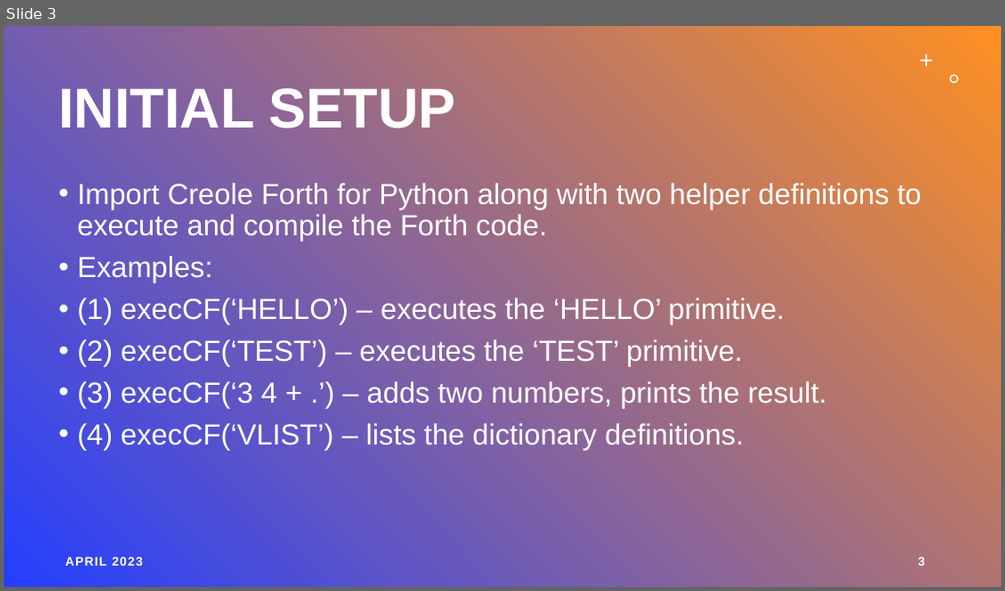
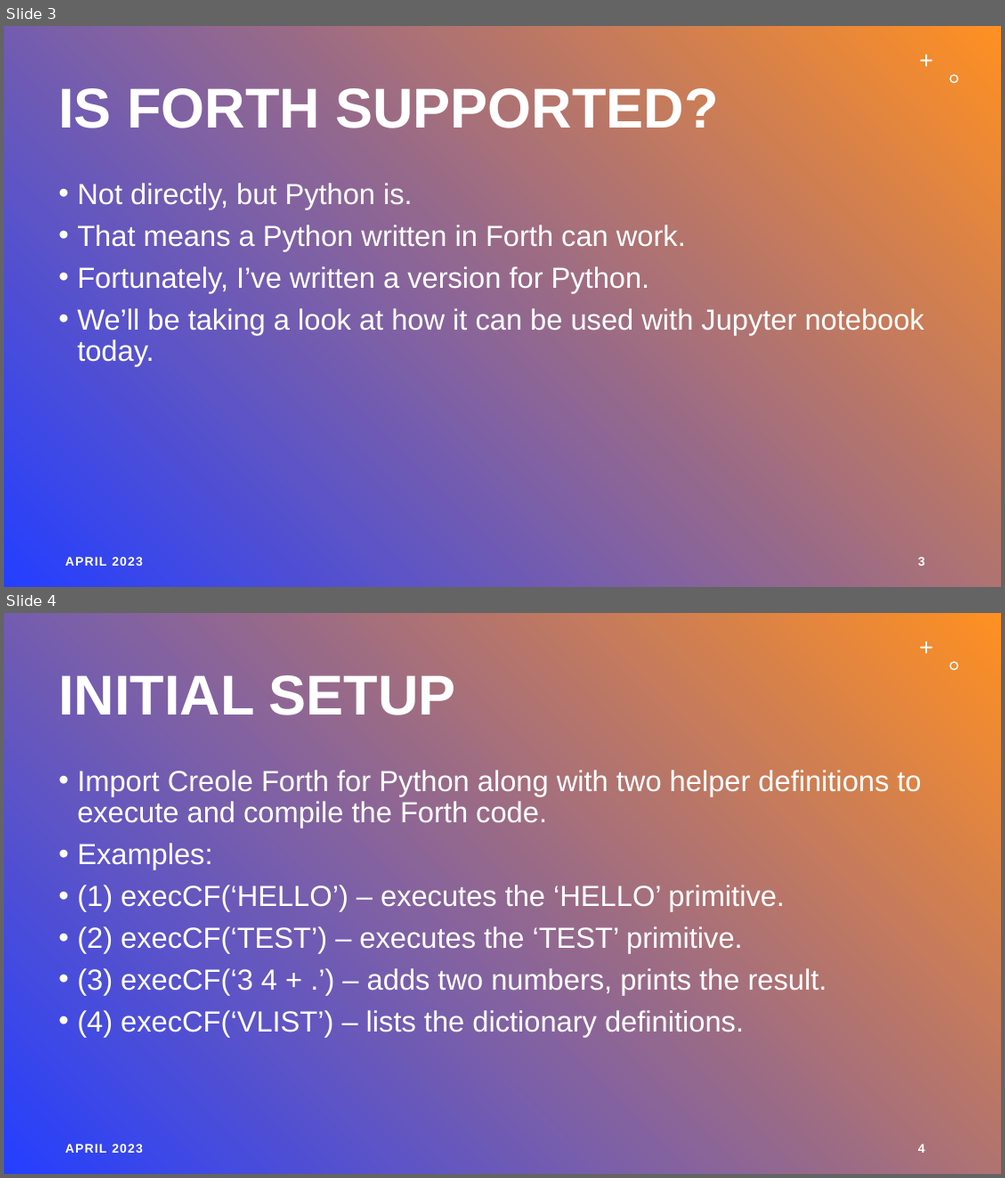
Before and after one commit to tiluser/cfpy_jn, a slide deck: cfpy_jupyter_demo.pptx. Shown one above the other, each under a label of ours: slide 3 before the commit, slides 3 and 4 after it. The pictures are 1005x591 and 1005x1178 pixels, drawn with LibreOffice and Linux fonts; fonts in the diff are those of the drawing. Boxes give left, top, right and bottom in pixels: in the first picture for what was removed or moved away, otherwise in the second. Text is boxed around its words. In the diff, an @@ line names an element or a change of style, - is before the commit and + after.

```diff
--- a/cfpy_jupyter_demo.pptx
+++ b/cfpy_jupyter_demo.pptx
@@ slide 3 added at (x1=4, y1=26, x2=1001, y2=587), background gradient #243FFF to #FF9022; not listed: 2 template elements that a slide beside it also shows @@
@@ title added at (x1=58, y1=84, x2=718, y2=138), 54 pt, text #FFFFFF, bold @@
+IS FORTH SUPPORTED?
@@ text added at (x1=77, y1=183, x2=924, y2=366), 28 pt, text #FFFFFF @@
+• Not directly, but Python is.
+• That means a Python written in Forth can work.
+• Fortunately, I’ve written a version for Python.
+• We’ll be taking a look at how it can be used with Jupyter notebook today.
@@ text added at (x1=65, y1=556, x2=143, y2=565), 12 pt, text #FFFFFF, bold @@
+APRIL 2023
@@ page number added at (x1=918, y1=556, x2=925, y2=565), 12 pt, text #FFFFFF, bold @@
+3
@@ what was slide 3 is now slide 4 @@
@@ page number at (x1=918, y1=1143, x2=925, y2=1152): text changed @@
-3
+4
```
Also in this commit, not shown: 4 slides changed, 2 other files.
